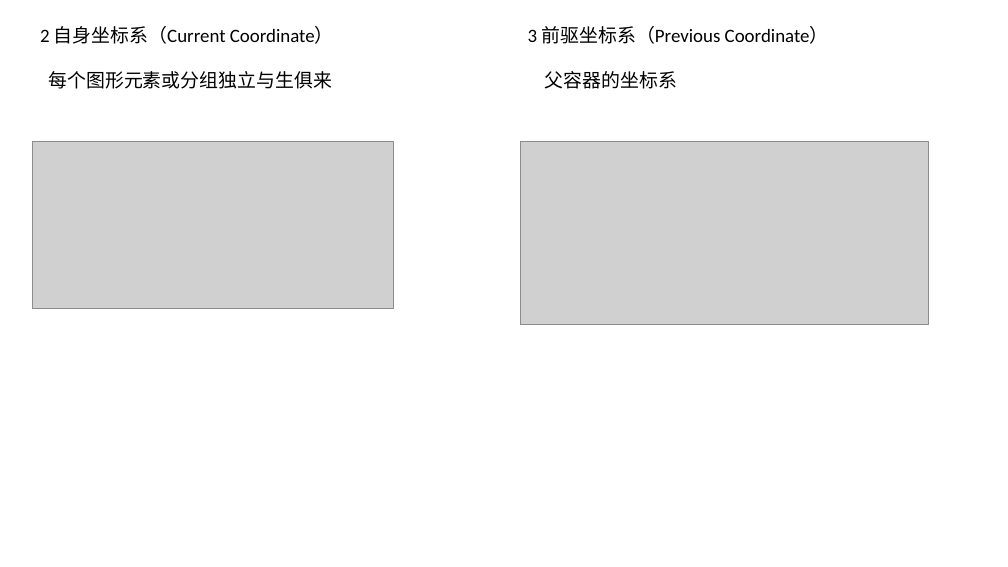
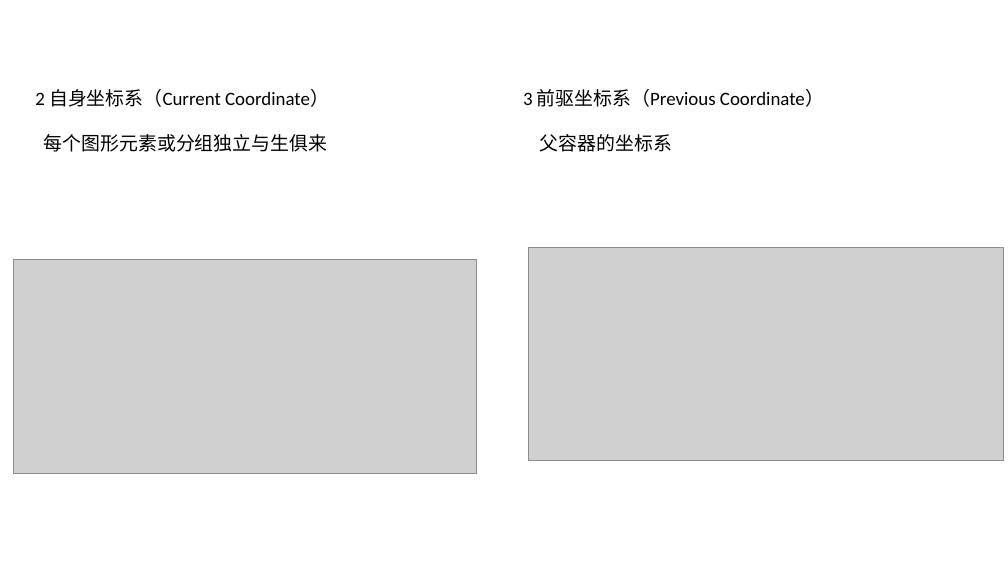
Before and after one commit to lss0928/git_test, a slide deck: slide 17 of svg/走进SVG - 副本.pptx. Drawn at 1008x567 pixels with LibreOffice and Linux fonts; fonts in the diff are those of the drawing; grey boxes stand for pictures. Boxes give left, top, right and bottom in pixels: in the first picture for what was removed or moved away, otherwise in the second. Text is boxed around its words. In the diff, an @@ line names an element or a change of style, - is before the commit and + after.

```diff
--- a/svg/走进SVG - 副本.pptx
+++ b/svg/走进SVG - 副本.pptx
@@ text "2 自身坐标系（Current Coordinate）": place and size @@
-text "2 自身坐标系（Current Coordinate）" at bbox=[40, 26, 334, 89]
+text "2 自身坐标系（Current Coordinate）" at bbox=[35, 89, 329, 152]
@@ text "3 前驱坐标系（Previous Coordinate）": place and size @@
-text "3 前驱坐标系（Previous Coordinate）" at bbox=[528, 26, 829, 89]
+text "3 前驱坐标系（Previous Coordinate）" at bbox=[523, 89, 824, 152]
@@ picture: place and size @@
-picture at bbox=[33, 141, 394, 308]
+picture at bbox=[14, 260, 477, 473]
@@ picture: place and size @@
-picture at bbox=[520, 141, 929, 325]
+picture at bbox=[529, 247, 1004, 461]
```
Also in this commit, not shown: 22 other slides changed, 1 slide added, 2 slides removed, 14 other files.
